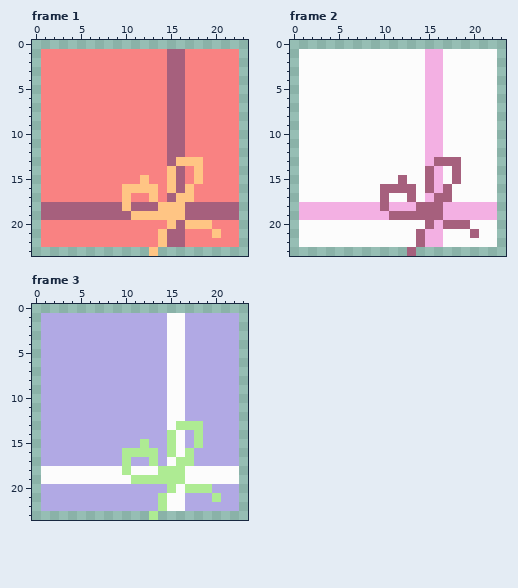
Two states of a pixel-art file, asesprite_projects/2x2Present.aseprite. Above is the file before it was changed.
24x24 pixels, 3 frames. Shown: frame 1, frame 2, frame 3.
Now the later version:
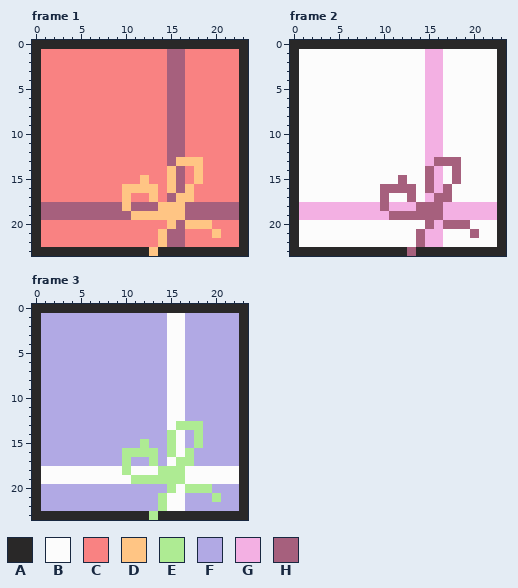
Palette (. is transparent): A #292828  B #fcfcfc  C #f98282  D #ffc584  E #aeeb93  F #b1a9e4  G #f3b0e3  H #a6607d
Difference:
layer "Outline" added
Changed rows in their new state; - is an unchanged pixel.
Frame 1, layer "Outline":
first column x 0:
 0 AAAAAAAAAAAAAAAAAAAAAAAA
 1 A----------------------A
 2 A----------------------A
 3 A----------------------A
 4 A----------------------A
 5 A----------------------A
 6 A----------------------A
 7 A----------------------A
 8 A----------------------A
 9 A----------------------A
10 A----------------------A
11 A----------------------A
12 A----------------------A
13 A----------------------A
14 A----------------------A
15 A----------------------A
16 A----------------------A
17 A----------------------A
18 A----------------------A
19 A----------------------A
20 A----------------------A
21 A----------------------A
22 A----------------------A
23 AAAAAAAAAAAAA-AAAAAAAAAA
Frame 2, layer "Outline": the same change as frame 1
Frame 3, layer "Outline": the same change as frame 1
Pixel boxes of the changes (left, top, right, bottom) in both pictures:
added: (32, 40, 248, 256)
added: (290, 40, 506, 256)
added: (32, 304, 248, 520)
